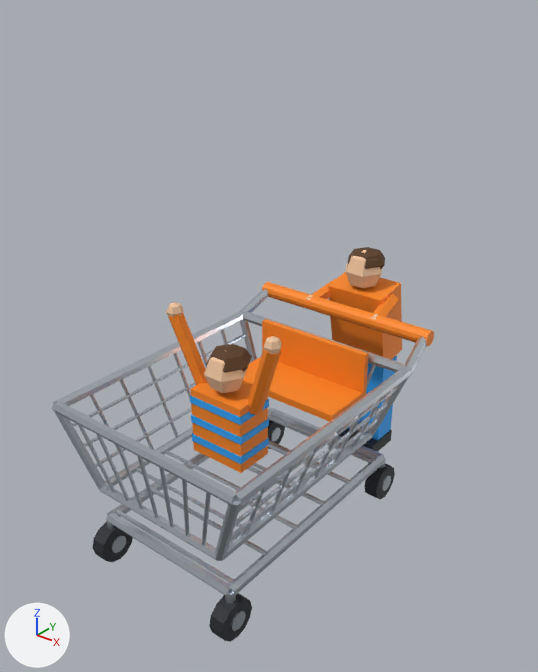
A saved change to the glTF model games/drift-foundry/src/game/art/cart-rival-twins.glb.
One viewpoint serves both versions: a 50 mm lens placed at (2.67, -3.2, 3.47), pointed at (-0.02, 0.16, 1.38). The lights are fixed; the arrows at lower left show +X, +Y and +Z. The picture after the commit comes second. Vertices at exactly the same position are counted once.

Objects in the first picture: 'cart-rival-twins'.
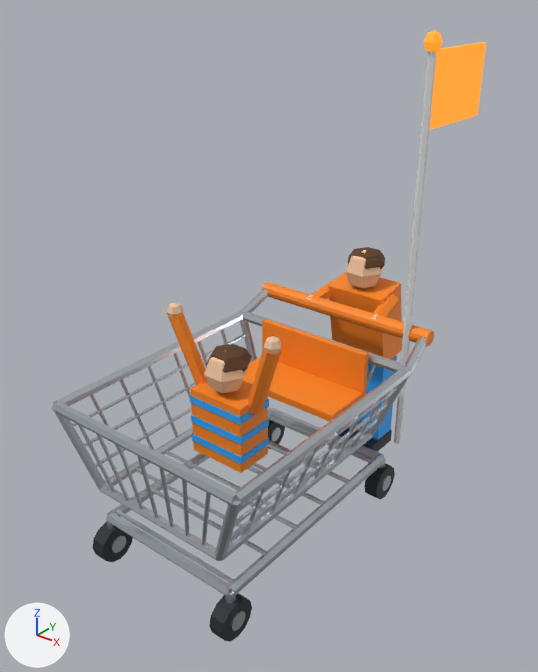
Pixel boxes (x1, y1, x2, y2) of what changed, in the pictures (538 x 672 px):
'cart-rival-twins', reshaped (14% wider, 55% taller)
    before: (52, 247, 434, 642)
    after: (52, 31, 486, 642)
part 1 of me_mesh_0, added
    after: (394, 51, 437, 444)
part 2 of me_mesh_0, added (orange)
    after: (429, 42, 486, 130)
part 3 of me_mesh_0, added
    after: (424, 31, 443, 52)

Edits to the bpy script that builds the scene:
```text
Add mat_ff8a1e_1:
    mat_ff8a1e_1 = principled_material('*#ff8a1e')
    mat_ff8a1e_1.base_color = (1.0, 0.254, 0.013)  # orange #ff8a1e
    mat_ff8a1e_1.metallic = 0.05
    mat_ff8a1e_1.roughness = 0.62
    mat_ff8a1e_1.emission_color = (1.0, 0.254, 0.013)  # orange #ff8a1e
    mat_ff8a1e_1.emission_strength = 1.0
Add mat_e8eaec:
    mat_e8eaec = principled_material('#e8eaec')
    mat_e8eaec.base_color = (0.807, 0.823, 0.839)  # white #e8eaec
    mat_e8eaec.metallic = 0.05
    mat_e8eaec.roughness = 0.62
Change me_mesh_0:
    used by ob_cart_rival_twins; location = (0.0, 0.0, 0.0)
    remove me_mesh_0.from_pydata(...)  # 1438 vertices, 2532 faces; spans x -0.74..0.74, y -1.03..1.52, z 0.0..1.67
    add me_mesh_0.from_pydata(...)  # 1480 vertices, 2604 faces; spans x -0.74..0.74, y -1.03..1.65, z 0.0..3.18
    me_mesh_0 part 1: a new loose piece, a 6-sided cylinder along z spanning x 0.528..0.572, y 0.925..0.975, z 0.4..3.1, in mat_e8eaec (white #e8eaec)
    me_mesh_0 part 2: a new loose piece, a box spanning x 0.535..0.565, y 0.95..1.65, z 2.625..3.075, in mat_ff8a1e_1 (orange #ff8a1e, glowing orange #ff8a1e)
    me_mesh_0 part 3: a new loose piece, a UV sphere (6 segments, 4 rings, poles along z) spanning x 0.49..0.61, y 0.9..1.0, z 3.06..3.18, in mat_ff8a1e_1 (orange #ff8a1e, glowing orange #ff8a1e)
    add me_mesh_0.materials.append(mat_e8eaec)  # white #e8eaec
    add me_mesh_0.materials.append(mat_ff8a1e_1)  # orange #ff8a1e, glowing orange #ff8a1e
```
